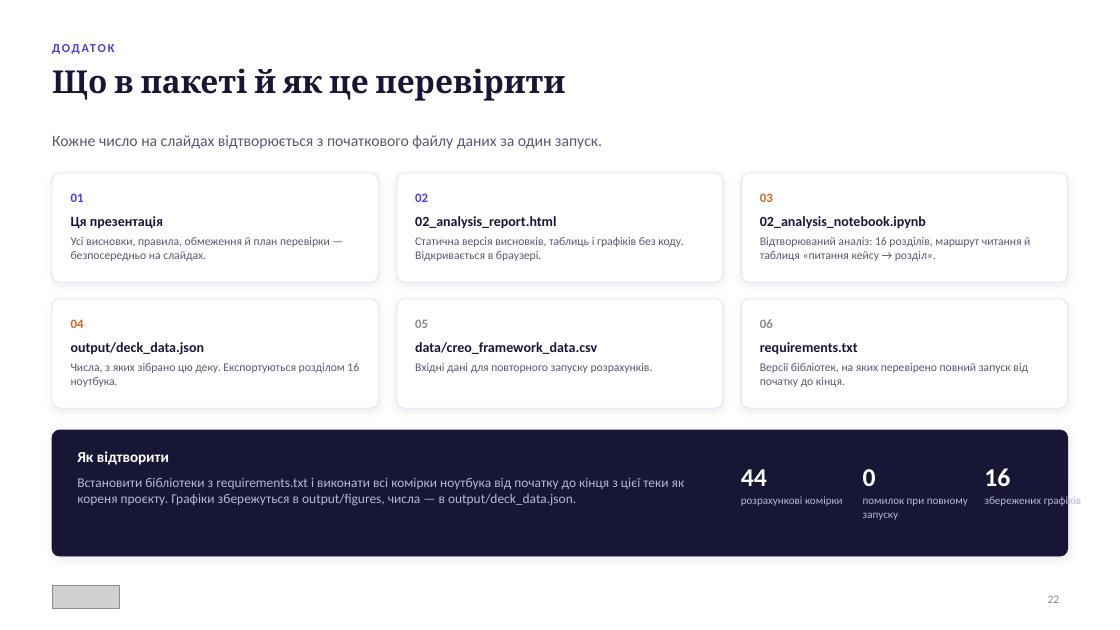
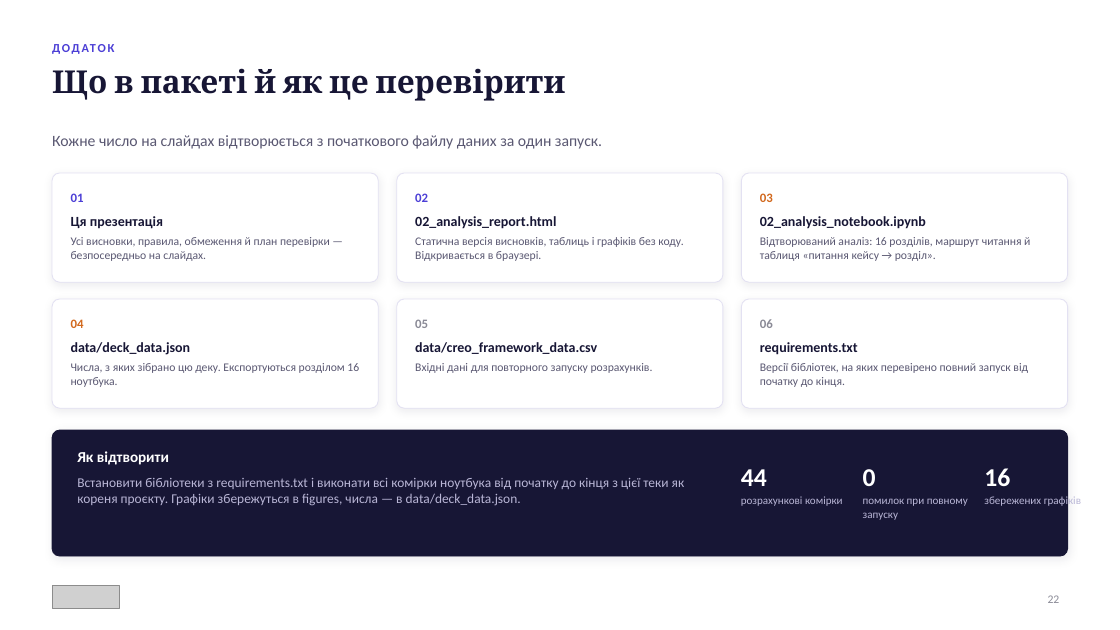
Before and after one commit to Trigger111/obrio-case-nepop, a slide deck: slide 22 of 1_Презентація.pptx. Drawn at 1120x630 pixels with LibreOffice and Linux fonts; fonts in the diff are those of the drawing; grey boxes stand for pictures. Boxes give left, top, right and bottom in pixels: in the first picture for what was removed or moved away, otherwise in the second. Text is boxed around its words. In the diff, an @@ line names an element or a change of style, - is before the commit and + after.

```diff
--- a/1_Презентація.pptx
+++ b/1_Презентація.pptx
@@ text at (71, 342, 191, 355): text changed @@
-output/deck_data.json
+data/deck_data.json
@@ text at (77, 478, 685, 506): text changed @@
-Встановити бібліотеки з requirements.txt і виконати всі комірки ноутбука від початку до кінця з цієї теки як кореня проєкту. Графіки збережуться в output/figures, числа — в output/deck_data.json.
+Встановити бібліотеки з requirements.txt і виконати всі комірки ноутбука від початку до кінця з цієї теки як кореня проєкту. Графіки збережуться в figures, числа — в data/deck_data.json.
```
Also in this commit, not shown: 6 other files.
